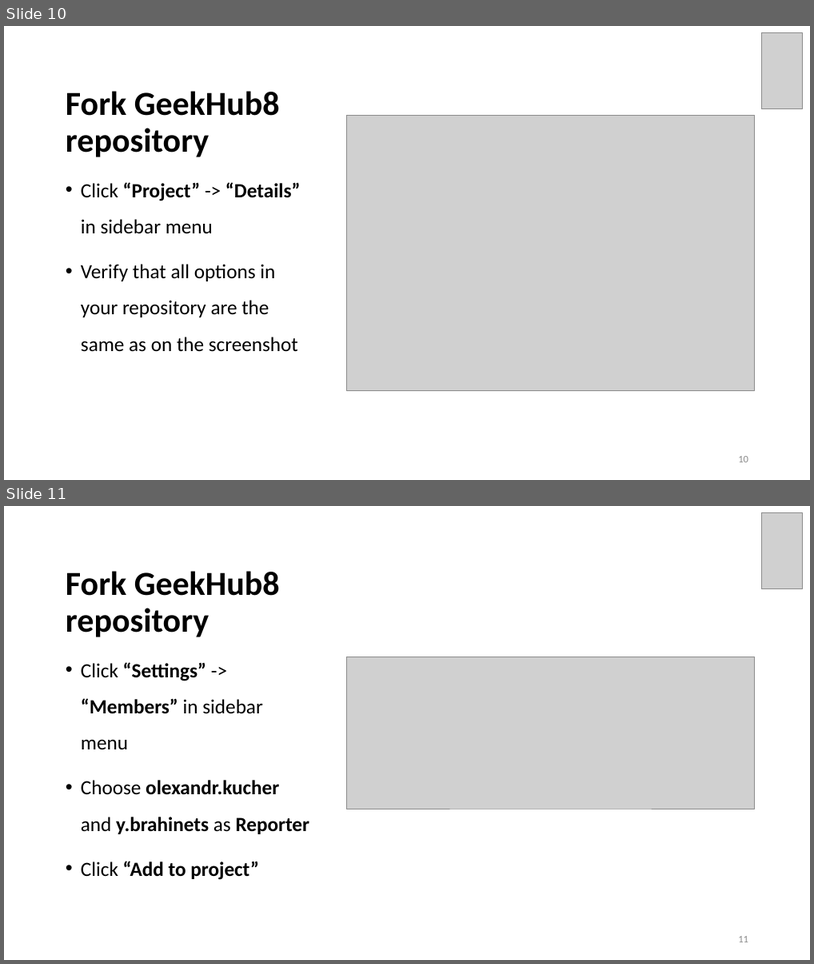
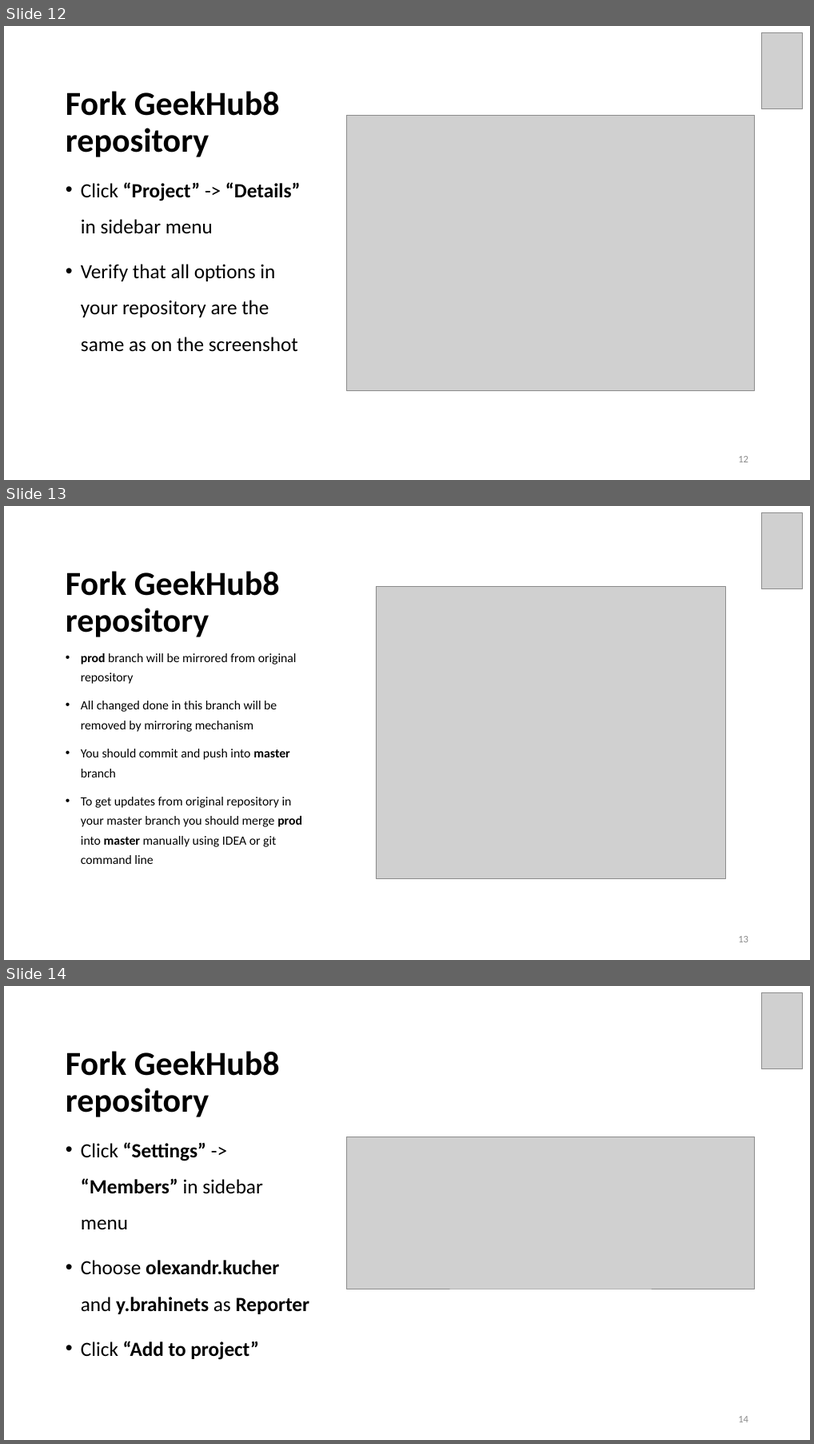
Before and after one commit to brahinets/GeekHub-J4W-8, a slide deck: Lectures/Lesson 01 - Gitlab + Intellij IDEA.pptx. Shown one above the other, each under a label of ours: slides 10 and 11 before the commit, slides 12, 13 and 14 after it. The pictures are 814x964 and 814x1444 pixels, drawn with LibreOffice and Linux fonts; fonts in the diff are those of the drawing; grey boxes stand for pictures. Boxes give left, top, right and bottom in pixels: in the first picture for what was removed or moved away, otherwise in the second. Text is boxed around its words. In the diff, an @@ line names an element or a change of style, - is before the commit and + after.

```diff
--- a/Lectures/Lesson 01 - Gitlab + Intellij IDEA.pptx
+++ b/Lectures/Lesson 01 - Gitlab + Intellij IDEA.pptx
@@ slide 13 added at bbox=[4, 506, 810, 960], background #FFFFFF @@
@@ picture added at bbox=[762, 512, 803, 589] @@
@@ title added at bbox=[66, 571, 280, 637], 40 pt, text #000000, bold @@
+Fork GeekHub8 repository
@@ picture added at bbox=[376, 587, 726, 879] @@
@@ text added at bbox=[81, 653, 302, 864], 15 pt, text #000000 @@
+• prod branch will be mirrored from original repository
+• All changed done in this branch will be removed by mirroring mechanism
+• You should commit and push into master branch
+• To get updates from original repository in your master branch you should merge prod into master manually using IDEA or git command line
@@ page number added at bbox=[738, 936, 749, 942], 12 pt, text #8C8C8C @@
+13
@@ what was slide 10 is now slide 12 @@
@@ page number at bbox=[738, 456, 749, 462]: text changed @@
-10
+12
@@ what was slide 11 is now slide 14 @@
@@ page number at bbox=[738, 1416, 749, 1422]: text changed @@
-11
+14
```
Also in this commit, not shown: 1 slide changed, 2 other slides added.
